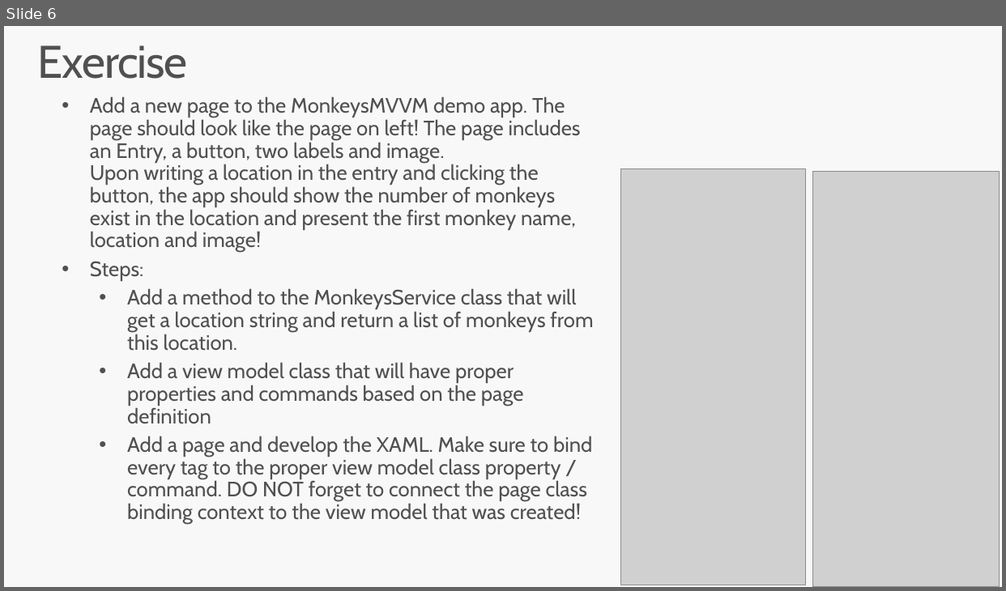
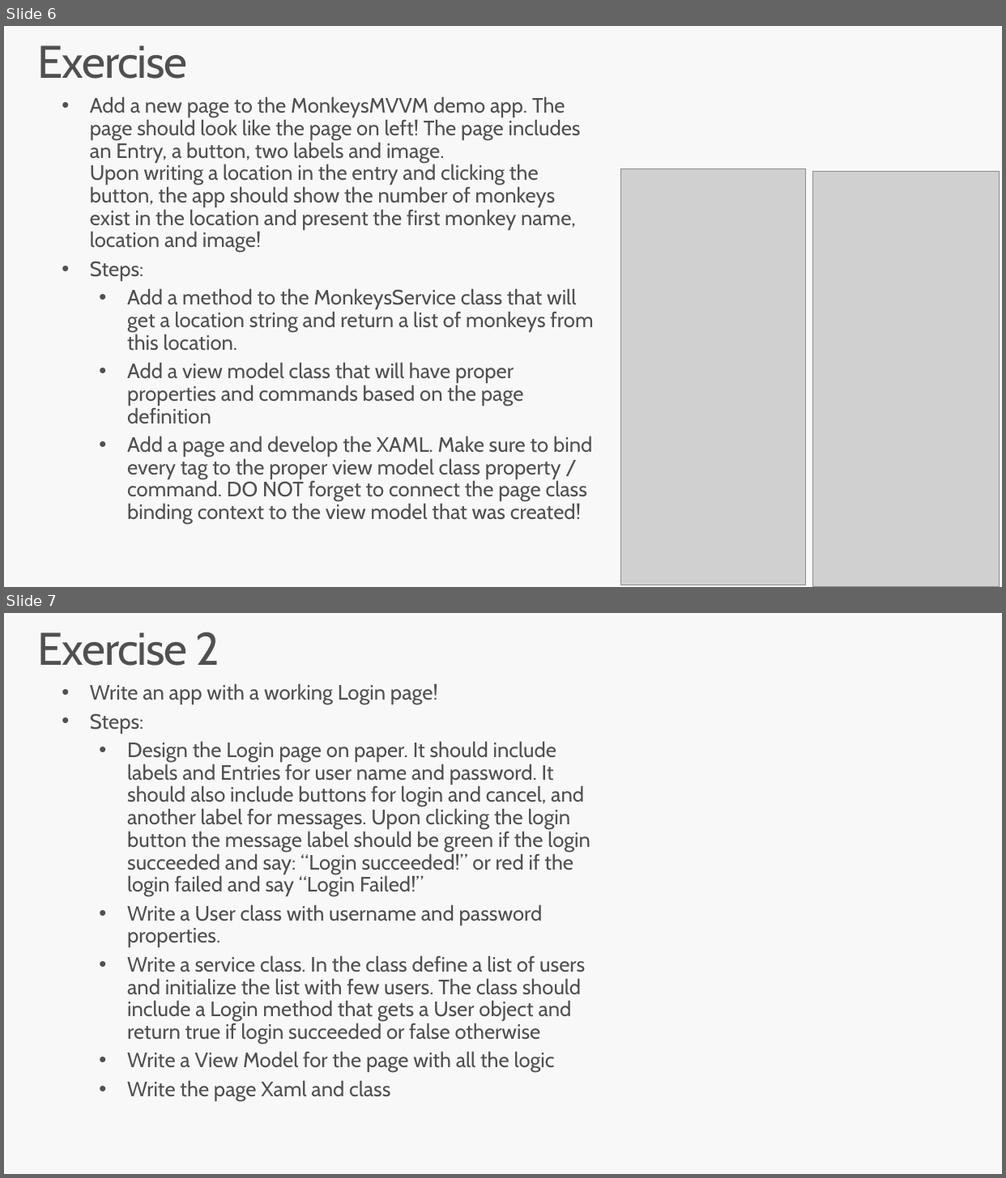
Before and after one commit to maromosh/MonkeysMVVM.App, a slide deck: Docs/MVVM.pptx. Shown one above the other, each under a label of ours: slide 6 before the commit, slides 6 and 7 after it. The pictures are 1006x591 and 1006x1178 pixels, drawn with LibreOffice and Linux fonts; fonts in the diff are those of the drawing; grey boxes stand for pictures. Boxes give left, top, right and bottom in pixels: in the first picture for what was removed or moved away, otherwise in the second. Text is boxed around its words. In the diff, an @@ line names an element or a change of style, - is before the commit and + after.

Commit message:
add exercise 2

```diff
--- a/Docs/MVVM.pptx
+++ b/Docs/MVVM.pptx
@@ slide 7 added at bbox=[4, 613, 1002, 1174], background #F8F8F8 @@
@@ title added at bbox=[38, 632, 220, 666], 44 pt, text #505050 @@
+Exercise 2
@@ text added at bbox=[90, 683, 590, 1101], 20 pt, text #505050 @@
+• Write an app with a working Login page!
+• Steps:
+  • Design the Login page on paper. It should include labels and Entries for user name and password. It should also include buttons for login and cancel, and another label for messages. Upon clicking the login button the message label should be green if the login succeeded and say: “Login succeeded!” or red if the login failed and say “Login Failed!”
+  • Write a User class with username and password properties.
+  • Write a service class. In the class define a list of users and initialize the list with few users. The class should include a Login method that gets a User object and return true if login succeeded or false otherwise
+  • Write a View Model for the page with all the logic
+  • Write the page Xaml and class
```
